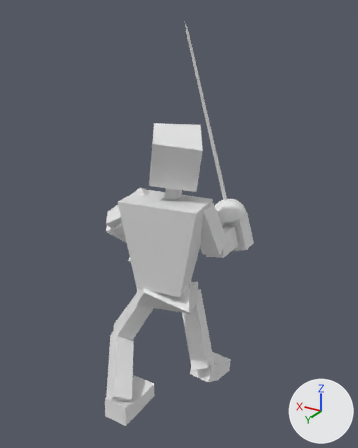
One commit to the FBX model Unity/Assets/TheGame/Placeholder/TheChosenOne01.fbx: the scene before it, then after it.
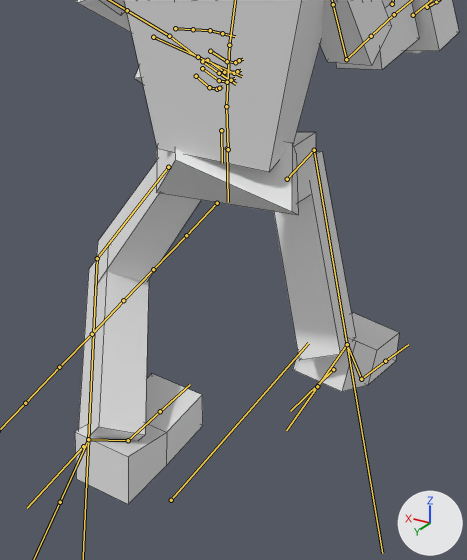
There are two pictures of each version: one whole from a 50 mm lens placed at (-1.2, 1.551, 2.02), pointed at (0.018, -0.479, 1.005), one close up on the part from 21% to 72% of the width and 51% to 100% of the height. Lighting does not change. The marker at lower right points along +X, +Y and +Z. Both versions are drawn at frame 4 of the action 'Armature|Combat_Attack_Lunge'; the numbers are the values there. The bones that bend it are drawn over the model as lines in the close-ups. The close-ups show mesh edges as thin lines.

Objects in the first close-up: 'TheChosenOne'.
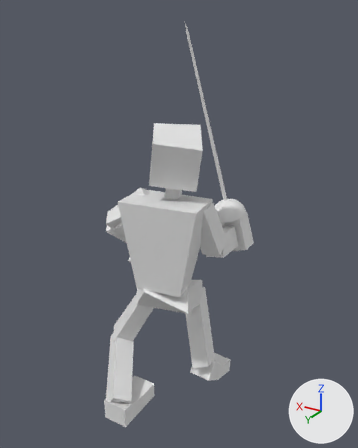
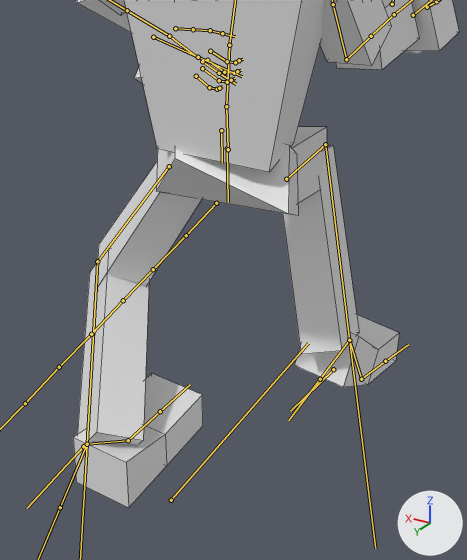
The edits, one by one:
Bone 'Femur.R' (bone_femur_r) turns from (-56, -3, 5) to (-58, -1, 7) degrees about its own x, y and z.
Bone 'Tibia.R' (bone_tibia_r) turns from (78, -7, 13) to (78, -6, 10) degrees about its own x, y and z.
Bone 'Femur.L' (bone_femur_l) turns from (-6, -12, -30) to (-5, -12, -29) degrees about its own x, y and z.
Bone 'Tibia.L' (bone_tibia_l) turns from (74, -2, 3) to (73, -2, 3) degrees about its own x, y and z.
Bone 'Tarsals.R' (bone_tarsals_r) turns from (21, 0, 0) to (25, 0, 0) degrees about its own x, y and z.
Bone 'Tarsals.L' (bone_tarsals_l) turns from (3, 0, 0) to (0, 0, 0) degrees about its own x, y and z.

What differs and where, as boxes [x1, y1, x2, y2] in the close-ups (467 x 560 px):
'TheChosenOne', posed: before [75, 0, 459, 504]; after [73, 0, 459, 508]
bone 'Femur.R', root to tip: before (287, 179) to (314, 150); after (286, 179) to (325, 144)
bone 'Tibia.R', root to tip: before (314, 150) to (347, 344); after (325, 144) to (349, 340)
bone 'Femur.L', root to tip: before (168, 167) to (97, 258); after (169, 166) to (97, 261)
bone 'Tibia.L', root to tip: before (97, 258) to (88, 439); after (97, 261) to (87, 444)
bone 'Tarsals.R', root to tip: before (361, 379) to (347, 344); after (361, 379) to (349, 340)
bone 'Tarsals.L', root to tip: before (128, 440) to (88, 439); after (128, 440) to (87, 444)
